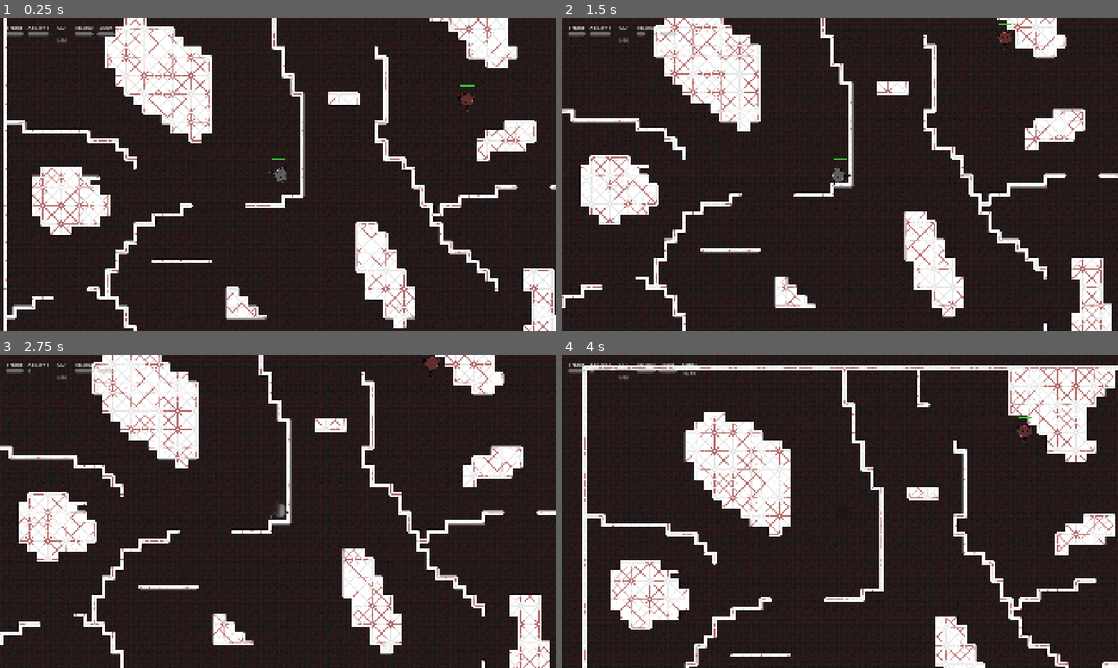
Above: before the commit, frames 1-4 (two rows, left to right).
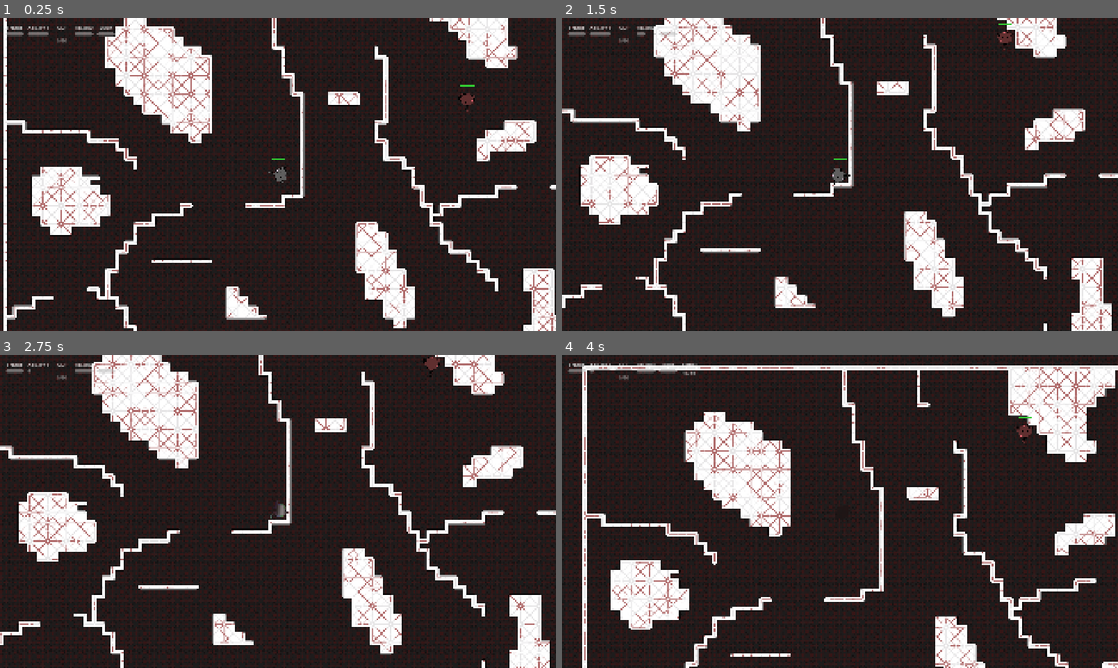
Above: after the commit, the same moments.

Repository: UVASGD/spring-2026-meowdernwarfare
Game: Godot game, scene res://scenes/game.tscn
Same seed, same stepped clock (60 frames per second), same inputs: the game is played once before the commit and once after it. This scene is started directly instead of the project's main scene.
Inputs (mouse positions are in pixels of both pictures, inside the frame that each line leads up to):
- Up to frame 1 (0.25 s): no input
- Up to frame 2 (1.5 s): tap Enter (ui_accept) at 0.5, 0.77 s; move the mouse to (962, 158) at 0.52 s; hold D 0.53-1.28 s; tap Q at 0.6 s; click (962, 158) at 0.67 s; tap R at 0.8, 1.35 s; move the mouse to (728, 190) at 1.27 s; hold S from 1.28 s (still down); click (728, 190) at 1.42 s
- Up to frame 3 (2.75 s): tap Enter (ui_accept) at 1.52 s; tap E at 1.55, 2.1 s; move the mouse to (333, 442) at 2.02 s; release S at 2.03 s; hold D from 2.03 s (still down); click (333, 442) at 2.17 s; tap F at 2.3 s
- Up to frame 4 (4 s): move the mouse to (812, 574) at 2.77 s; release D at 2.78 s; hold W 2.78-3.53 s; tap F at 2.85 s; click (812, 574) at 2.92 s; tap Enter (ui_accept) at 3.02, 3.77 s; tap U at 3.05, 3.6 s; move the mouse to (1006, 558) at 3.52 s; hold A from 3.53 s (still down); click (1006, 558) at 3.67 s; tap P at 3.8 s

The runs differ from the first frame. In frame 1, 2.9% of the frame differs, in the area x 0-100%, y 0-100%; in frame 2, 2.4%; in frame 3, 2.8%; in frame 4, 3.2%, in the area x 4-100%, y 3-100%.

Commit message:
Spectate Mode Functionality
Code Modification Notes
Spectate mode code changes
Hero.gd
- ability1 & ability2 now check for dead status before continuing
- Hero has enter_spectate_mode()
    - Disables hero animated sprite if exists
- Added not is_dead to can_shoot() requirement.
    - On player call to enter_spectate_mode, sets hero to dead

Player.gd
- Added enter_spectate_mode()
    - Calls for hero subclass to also enter spectate mod
        - Note: some player controls disabled via is_dead variable, should be set seperately form spectate_mode
    - Disables the players ui
    - Disables player collision (so as not hit by projectiles)
    - Added is_dead check to player take_damage()
    - Added is_dead check for _handle_actions dash input (dead player cannot dash)
        - Might be fun to let dead players dash just to get around faster, can always remove
Game_Manager.gd
- Right now, ai players will still see dead players (whether or not in spectate mode)

Diff:
--- a/scripts/globals/game_manager.gd
+++ b/scripts/globals/game_manager.gd
@@ -144,6 +144,7 @@
 
 	var player = player_scene.instantiate() as Player
 	player.player_id = id
+	player.is_ai_player = true
 
 	var ai_input = DummyInput.new(player)
 	if target:
--- a/scripts/heroes/hero.gd
+++ b/scripts/heroes/hero.gd
@@ -143,7 +143,7 @@
 # ABILITIES
 
 func can_shoot() -> bool:
-	return shoot_cd <= 0 and reload_cd <= 0 and ammo > 0
+	return shoot_cd <= 0 and reload_cd <= 0 and ammo > 0 and not is_dead
 
 func can_ability1() -> bool:
 	return ability1_cd <= 0
@@ -165,14 +165,14 @@
 	_do_reload()
 
 func ability1(aim_dir: Vector2, aim_pos: Vector2) -> void:
-	if not can_ability1():
+	if not can_ability1() or is_dead:
 		return
 	ability1_cd = ability1_cooldown
 	ability1_anim_timer = ability1_anim_duration
 	_do_ability1(aim_dir, aim_pos)
 
 func ability2(aim_dir: Vector2, aim_pos: Vector2) -> void:
-	if not can_ability2():
+	if not can_ability2() or (is_dead):
 		return
 	ult_points = 0
 	ult_changed.emit(ult_points, max_ult_points)
@@ -206,3 +206,16 @@
 
 func get_hero_name() -> String:
 	return "Hero"
+
+# Called from player class. Removes ability to interact with world.
+# The following is disabled when a character enters the spectate state
+# From Hero:		Sprite visibility
+# added not is_dead to can_shoot() requirement. Player is_dead should be set externally
+func enter_spectate_mode() -> void:
+	disable_sprite()
+
+
+func disable_sprite() -> void:
+	var hero_sprite = get_node_or_null("Sprite")
+	if hero_sprite and hero_sprite is AnimatedSprite2D:
+		hero_sprite.visible = false
--- a/scripts/player.gd
+++ b/scripts/player.gd
@@ -49,6 +49,11 @@
 var drug_effect_layer: CanvasLayer = null
 var drug_effect_rect: ColorRect = null
 
+# Meta States
+var in_spectate_mode : bool = false
+var is_ai_player : bool = false # Set by game_manager on spawn to denote an ai_player
+
+
 signal took_damage(amount: float)
 signal died
 
@@ -99,6 +104,7 @@
 	# Enable camera/UI only for local human players
 	_setup_local_ui()
 
+
 func set_hero(hero_name: String) -> void:
 	if hero:
 		hero.queue_free()
@@ -207,7 +213,7 @@
 
 func _handle_actions() -> void:
 	# Dash
-	if input.dash_just and dash_cd_timer <= 0 and not is_dashing:
+	if input.dash_just and dash_cd_timer <= 0 and not is_dashing and not is_dead():
 		_start_dash()
 
 	if hero == null:
@@ -249,6 +255,7 @@
 	return input != null and input.move_input.length() > 0.1
 
 func take_damage(amount: float, attacker: Player = null) -> void:
+	if is_dead(): return
 	# Invulnerable during dash
 	if is_dashing:
 		on_bullet_dodged()
@@ -368,3 +375,33 @@
 		drug_effect_layer.queue_free()
 		drug_effect_layer = null
 		drug_effect_rect = null
+
+
+# ---------- Spectate Mode ----------
+# The following is done while in spectate mode
+# disbled visability for cooldown_ui, health_bar, health_bar_fill
+# player collision is disabled as to not get hit by bullets
+# tells the hero subclass to enter spectate mode
+func enter_spectate_mode() -> void:
+	# ensure player is not already in spectate mode
+	# for now check for ai_player in spectate
+	if is_ai_player: return
+	if in_spectate_mode: return
+	#if not is_dead
+	in_spectate_mode = true
+
+	# disable all the ui for player
+	cooldown_ui.visible = false
+	health_bar.visible = false
+	health_bar_fill.visible = false
+	disable_player_collision_area()
+	if hero:
+		# hero.is_dead = true
+		hero.enter_spectate_mode()
+
+# diable the collision shape for player
+# double chekc to make sure can walk through walls?
+func disable_player_collision_area() -> void:
+	var playerCollision : CollisionShape2D = get_node_or_null("CollisionShape2D")
+	if playerCollision:
+		playerCollision.disabled = true
